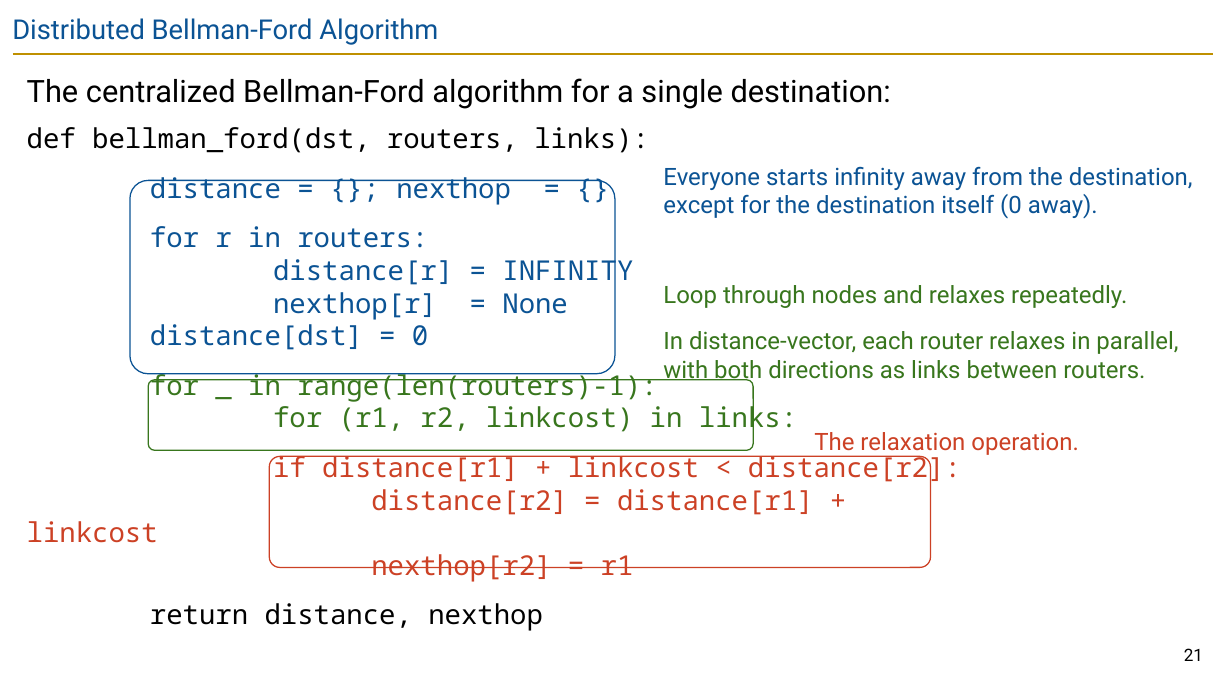
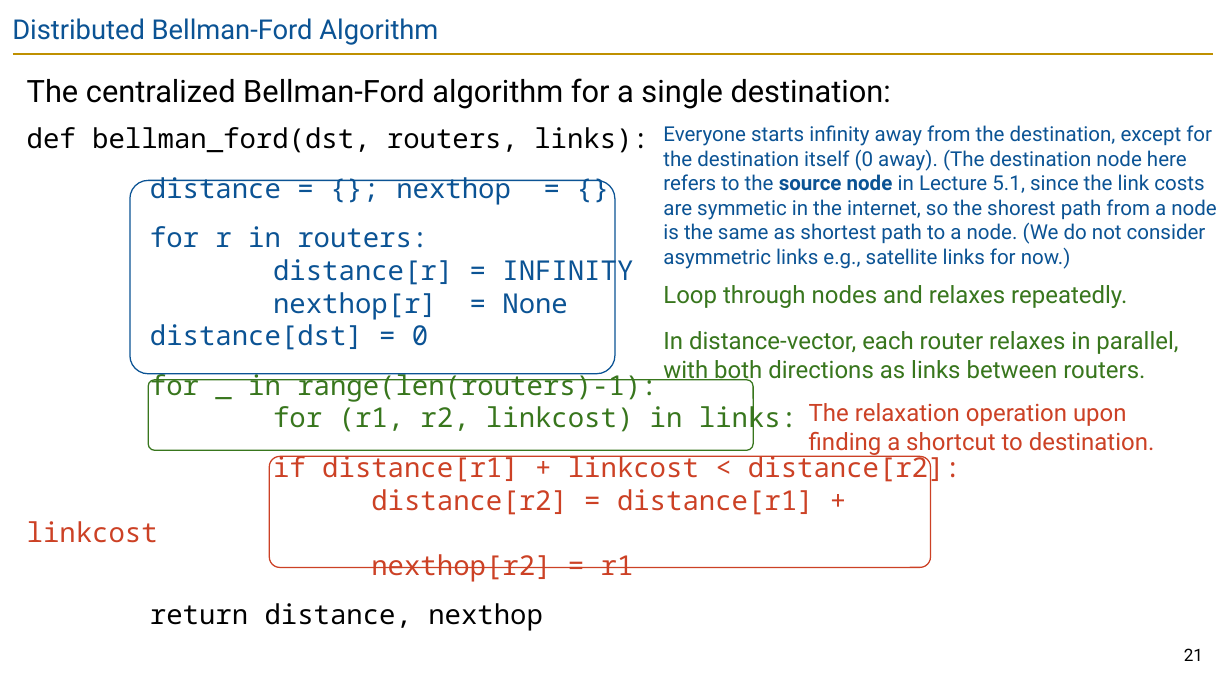
Before and after one commit to guhofstra/CSC175Sp26, a slide deck: slide 21 of PPTs/Lecture 5.2 - Distance-Vector.pptx. Drawn at 1232x693 pixels with LibreOffice and Linux fonts; fonts in the diff are those of the drawing. Boxes give left, top, right and bottom in pixels: in the first picture for what was removed or moved away, otherwise in the second. Text is boxed around its words. In the diff, an @@ line names an element or a change of style, - is before the commit and + after.

```diff
--- a/PPTs/Lecture 5.2 - Distance-Vector.pptx
+++ b/PPTs/Lecture 5.2 - Distance-Vector.pptx
@@ text at [663,125,1216,269]: text changed; size 14 to 12 pt @@
-Everyone starts infinity away from the destination, except for the destination itself (0 away).
+Everyone starts infinity away from the destination, except for the destination itself (0 away). (The destination node here refers to the source node in Lecture 5.1, since the link costs are symmetic in the internet, so the shorest path from a node is the same as shortest path to a node. (We do not consider asymmetric links e.g., satellite links for now.)
@@ text at [809,403,1155,456]: text changed @@
-The relaxation operation.
+The relaxation operation upon finding a shortcut to destination.
```
Also in this commit, not shown: 22 other slides changed, 2 other files.
